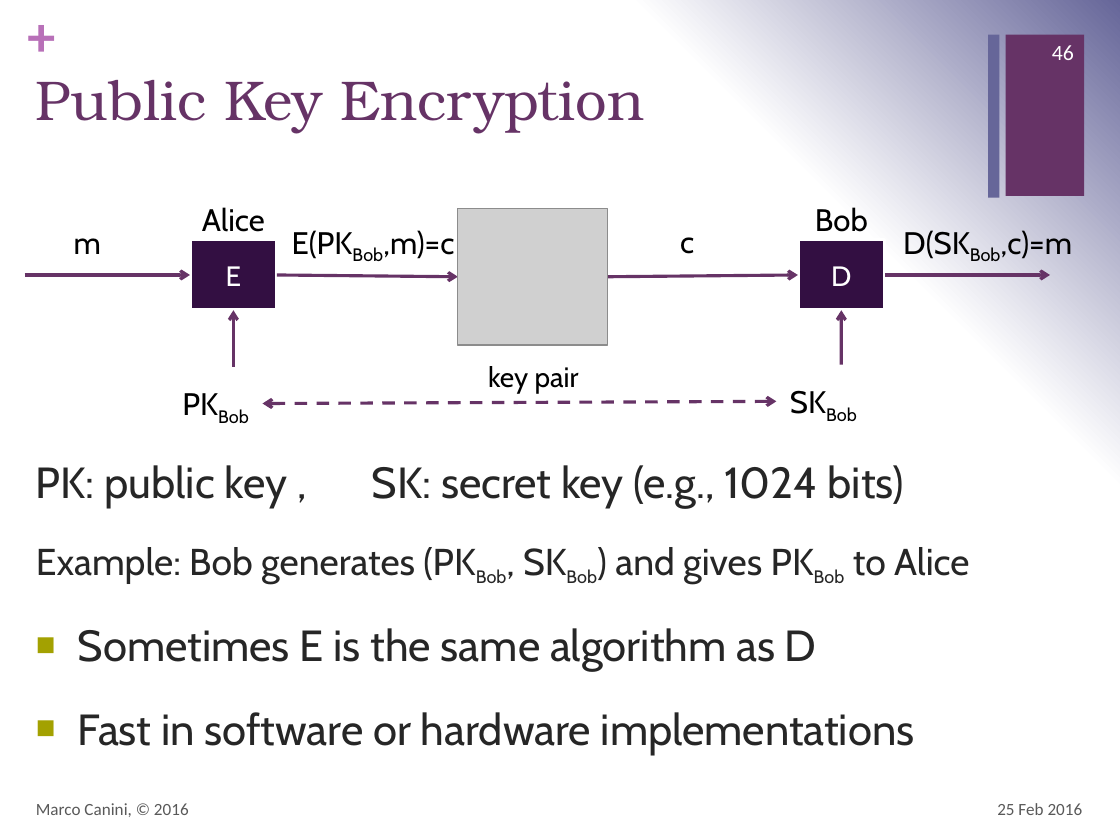
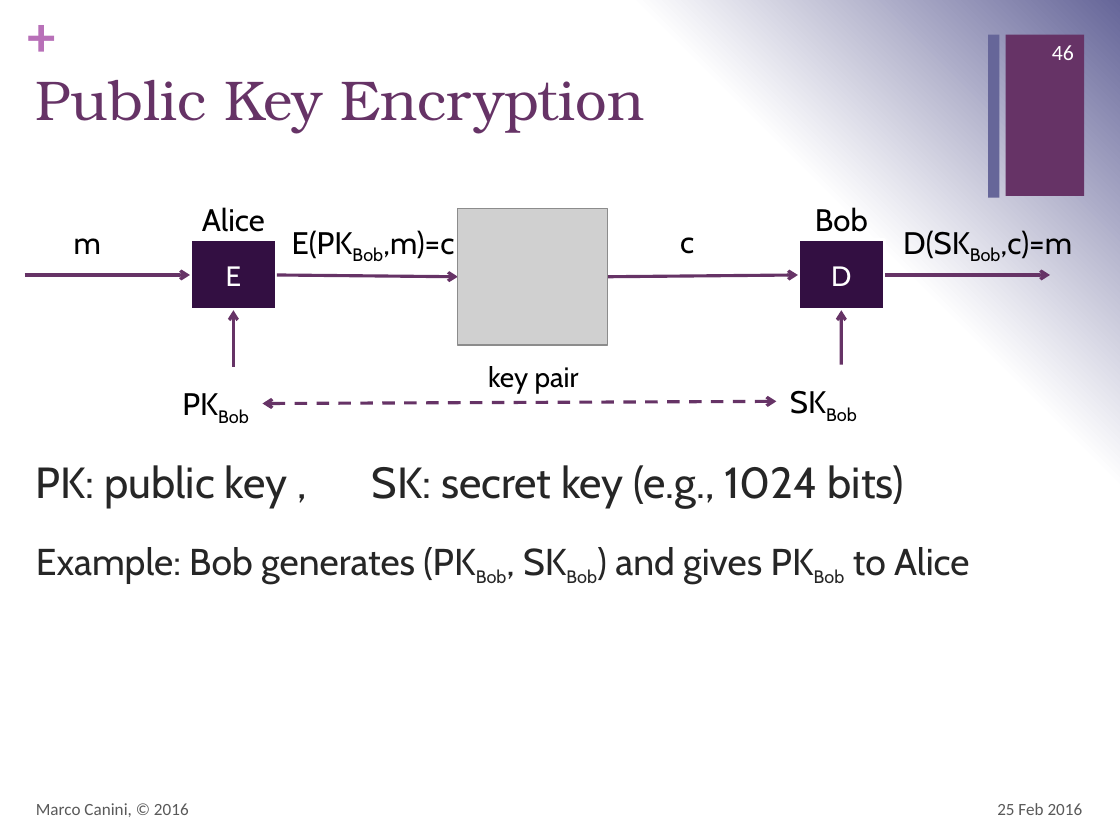
Before and after one commit to mcanini/INGI2347-2016, a slide deck: slide 46 of 04-cryptography1.pptx. Drawn at 1120x840 pixels with LibreOffice and Linux fonts; fonts in the diff are those of the drawing; grey boxes stand for pictures. Boxes give left, top, right and bottom in pixels: in the first picture for what was removed or moved away, otherwise in the second. Text is boxed around its words. In the diff, an @@ line names an element or a change of style, - is before the commit and + after.

Commit message:
Lecture 4.

```diff
--- a/04-cryptography1.pptx
+++ b/04-cryptography1.pptx
@@ text at (78, 628, 915, 755): paragraphs removed @@
-■ Sometimes E is the same algorithm as D
-■ Fast in software or hardware implementations
```
Also in this commit, not shown: 1 other file.
